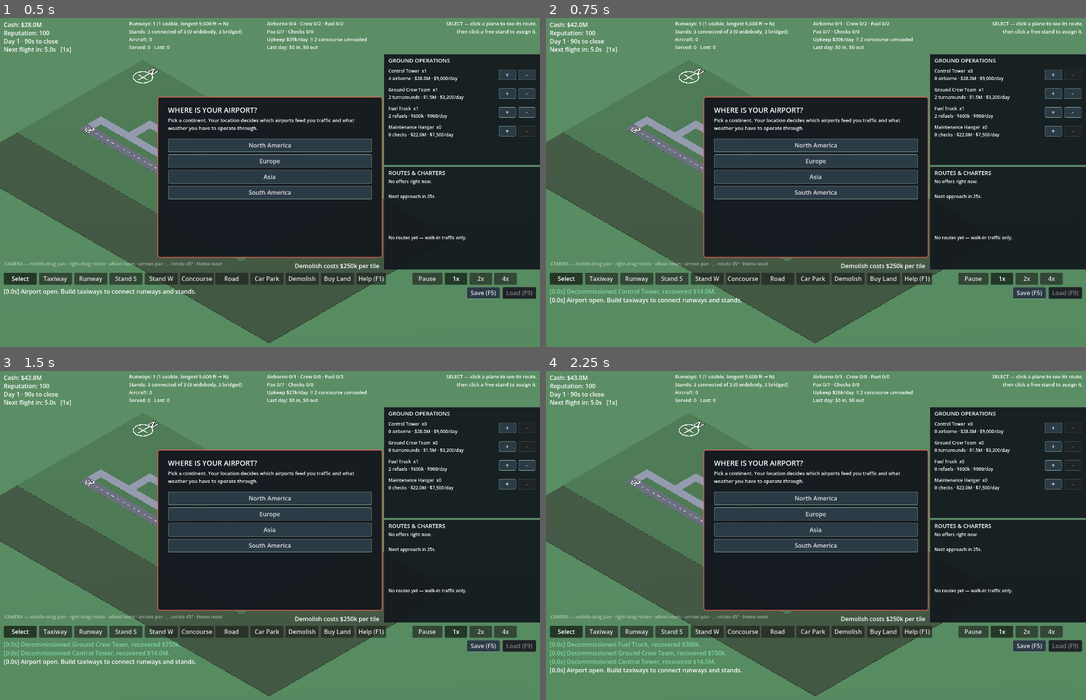
Above: before the commit, frames 1-4 (two rows, left to right).
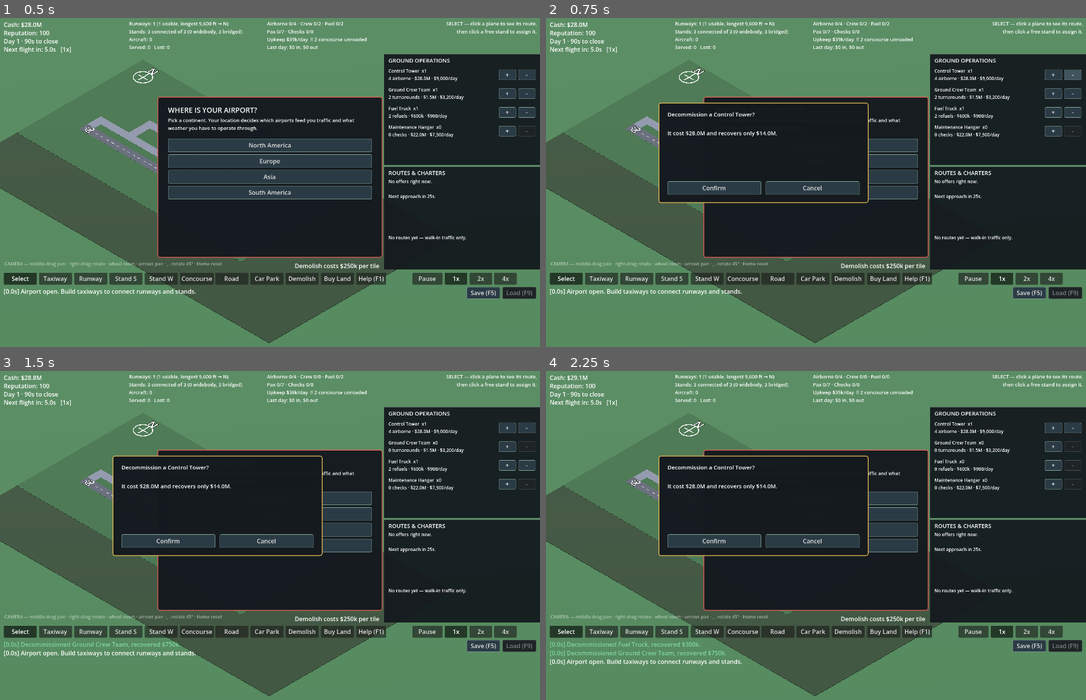
Above: after the commit, the same moments.

Repository: gerp93/airport
Game: Godot game, scene res://Main.tscn
Two runs of this game, one before a commit and one after it. Both use one fixed random seed, a clock stepped at 60 frames per second and the inputs below.
Inputs:
- Up to frame 1 (0.5 s): no input
- Up to frame 2 (0.75 s): click "-" at 0.5 s
- Up to frame 3 (1.5 s): click "-" at 1.25 s
- Up to frame 4 (2.25 s): click "-" at 2 s

Frame 1 is identical in both runs. In frame 2, 8.5% of the frame differs, in the area x 0-100%, y 1-87%; in frame 3, 8.6%, in the area x 0-100%, y 1-90%; in frame 4, 8.6%.

Commit message:
Confirm expensive facility sales too
Buying an expensive facility confirmed; selling one did not, so a stray
click on a Sell button one pixel from Buy decommissioned a $28M tower
for a $14M refund with no undo. Selling at a loss is as unrecoverable as
buying.

Selling a facility bought during the current pause still skips the
dialog, because that path is an undo and costs nothing.

The occupancy check moves into the confirmed action and runs again
there: the dialog blocks input but aircraft keep taking capacity while
it is open, so the pre-dialog check could be stale by the time the
player confirms.

Verified across all six paths: cheap buy passes straight through,
expensive buy and sell both confirm, cancelling charges nothing, and a
paused buy-then-sell nets exactly zero and clears the ledger.

Co-Authored-By: Claude Sonnet 5 <noreply@anthropic.com>

Diff:
--- a/Main.gd
+++ b/Main.gd
@@ -1071,14 +1071,36 @@
 	if capacity(key) - int(d["per_unit"]) < int(used.get(key, 0)):
 		add_log("That %s is in use right now." % d["name"].to_lower(), "muted")
 		return
-	facilities[key] -= 1
 	# Bought during this same pause: undo it outright rather than taking the
-	# resale haircut.
+	# resale haircut. No confirmation, because an undo costs nothing.
 	var undo := _ledger_take("facility", "key", key)
 	if undo >= 0:
+		facilities[key] -= 1
 		money += undo
 		add_log("Undid %s — %s refunded in full." % [d["name"], money_str(undo)], "build")
 		return
+
+	var refund := int(int(d["cost"]) * REFUND_RATE)
+	# Selling at a loss is as unrecoverable as buying, and the sell button sits
+	# one pixel from the buy button.
+	if int(d["cost"]) >= CONFIRM_THRESHOLD:
+		_ask("Decommission a %s?\n\nIt cost %s and recovers only %s." % [
+			d["name"], money_str(d["cost"]), money_str(refund),
+		], _do_sell_facility.bind(key))
+		return
+	_do_sell_facility(key)
+
+
+func _do_sell_facility(key: String) -> void:
+	var d := fac_def(key)
+	if int(facilities.get(key, 0)) <= 0:
+		return
+	# Re-checked: the dialog is modal to input, but capacity can be taken while
+	# it is open.
+	if capacity(key) - int(d["per_unit"]) < int(used.get(key, 0)):
+		add_log("That %s is in use right now." % d["name"].to_lower(), "muted")
+		return
+	facilities[key] -= 1
 	var refund := int(int(d["cost"]) * REFUND_RATE)
 	money += refund
 	add_log("Decommissioned %s, recovered %s." % [d["name"], money_str(refund)], "money")
